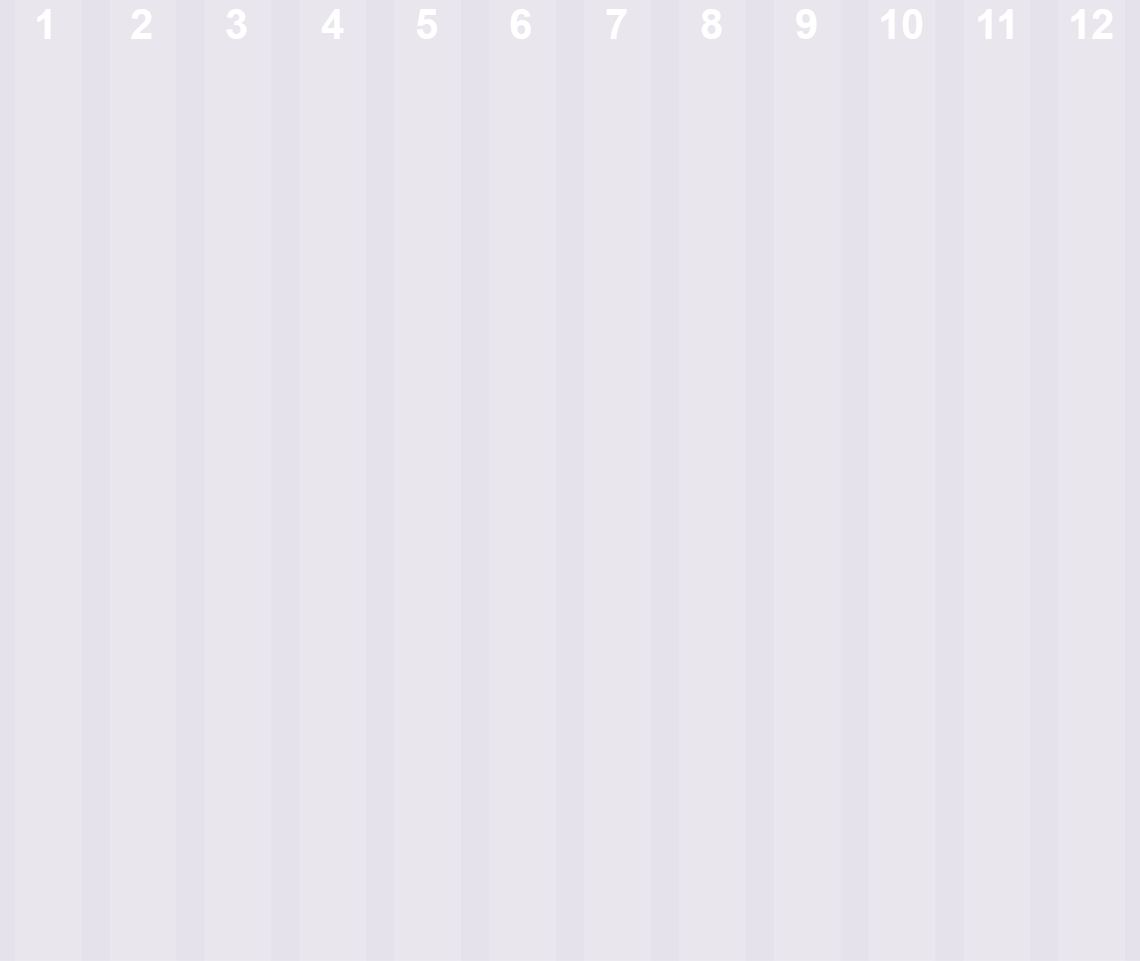
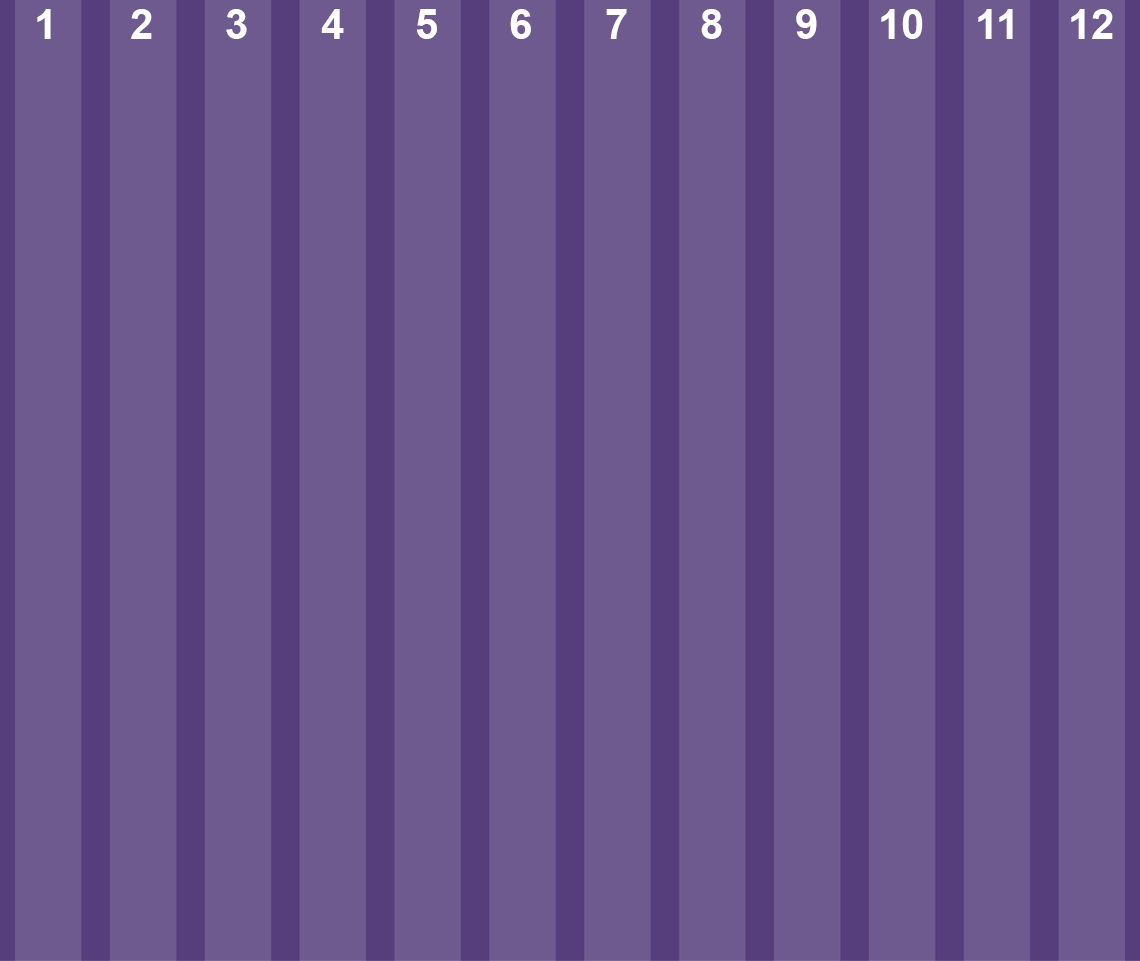
Layer changes from the first 1140 x 961 image to the second:
renamed "Layer 0" to "BG 15% opacity", opacity 15% → 100% over [0, 0, 1140, 961]
